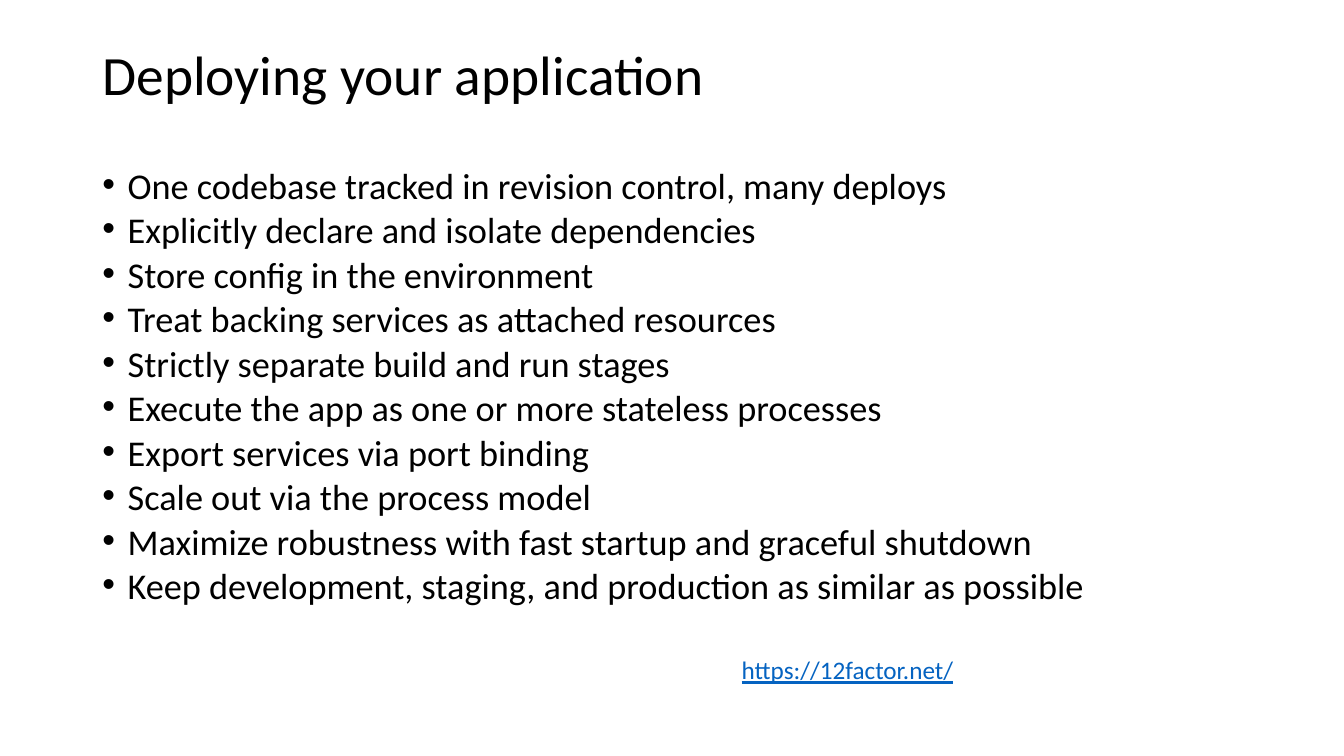
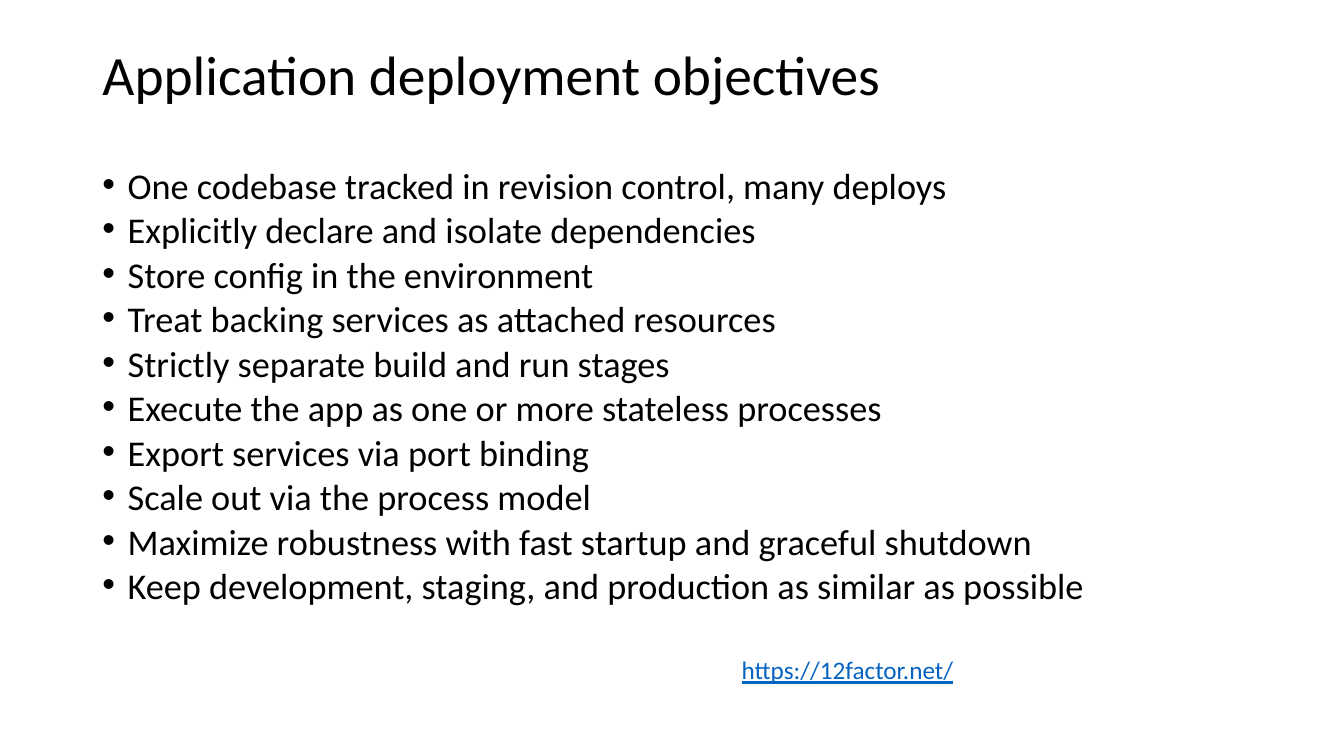
Before and after one commit to bryan-gilbert/may14, a slide deck: slide 3 of May14.pptx. Drawn at 1344x756 pixels with LibreOffice and Linux fonts; fonts in the diff are those of the drawing. Boxes give left, top, right and bottom in pixels: in the first picture for what was removed or moved away, otherwise in the second. Text is boxed around its words. In the diff, an @@ line names an element or a change of style, - is before the commit and + after.

```diff
--- a/May14.pptx
+++ b/May14.pptx
@@ title at (x1=102, y1=56, x2=880, y2=105): text changed @@
-Deploying your application
+Application deployment objectives
```
Also in this commit, not shown: 2 other slides changed, 2 slides added, 1 slide removed.
